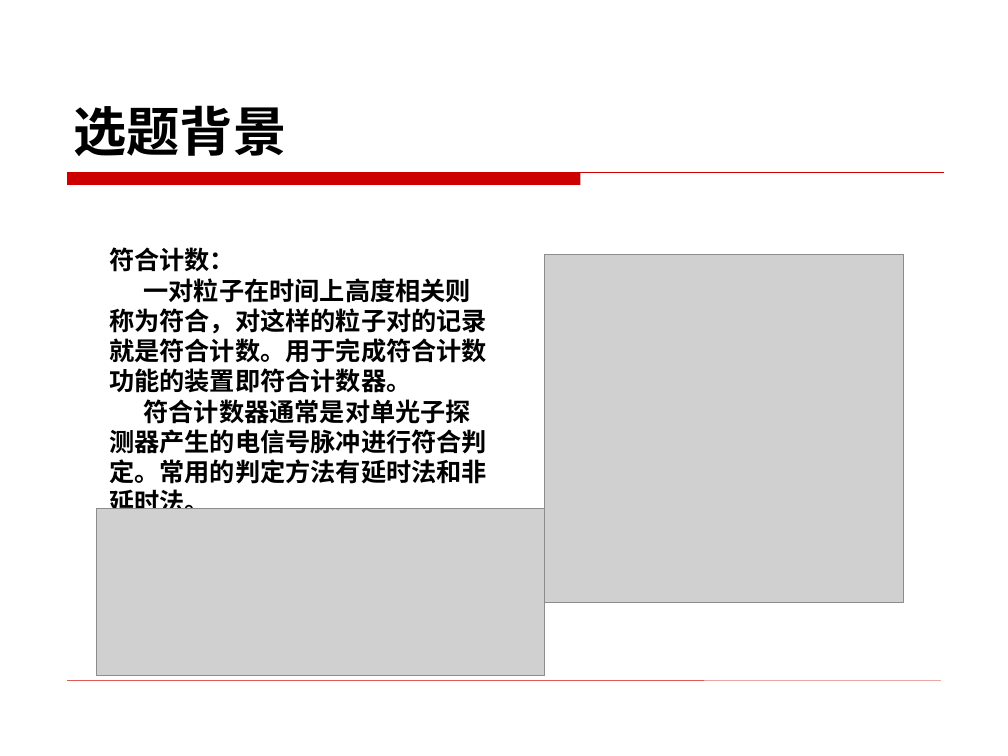
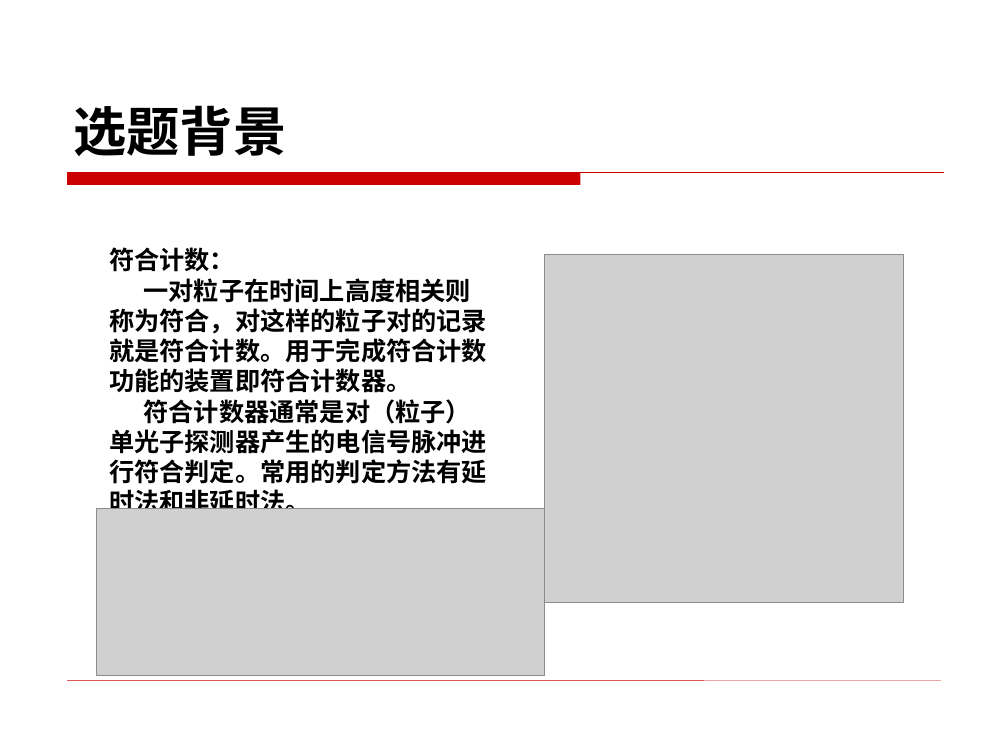
Before and after one commit to BevisGX/git, a slide deck: slide 3 of 开题PPT_宾光祥.ppt. Drawn at 1008x756 pixels with LibreOffice and Linux fonts; fonts in the diff are those of the drawing; grey boxes stand for pictures; background and template pictures are left out. Boxes give left, top, right and bottom in pixels: in the first picture for what was removed or moved away, otherwise in the second. Text is boxed around its words. In the diff, an @@ line names an element or a change of style, - is before the commit and + after.

```diff
--- a/开题PPT_宾光祥.ppt
+++ b/开题PPT_宾光祥.ppt
@@ text at [109, 399, 487, 509]: text changed @@
-符合计数器通常是对单光子探测器产生的电信号脉冲进行符合判定。常用的判定方法有延时法和非延时法。
+符合计数器通常是对（粒子）单光子探测器产生的电信号脉冲进行符合判定。常用的判定方法有延时法和非延时法。
```
Also in this commit, not shown: 3 other slides changed, 1 other file.
